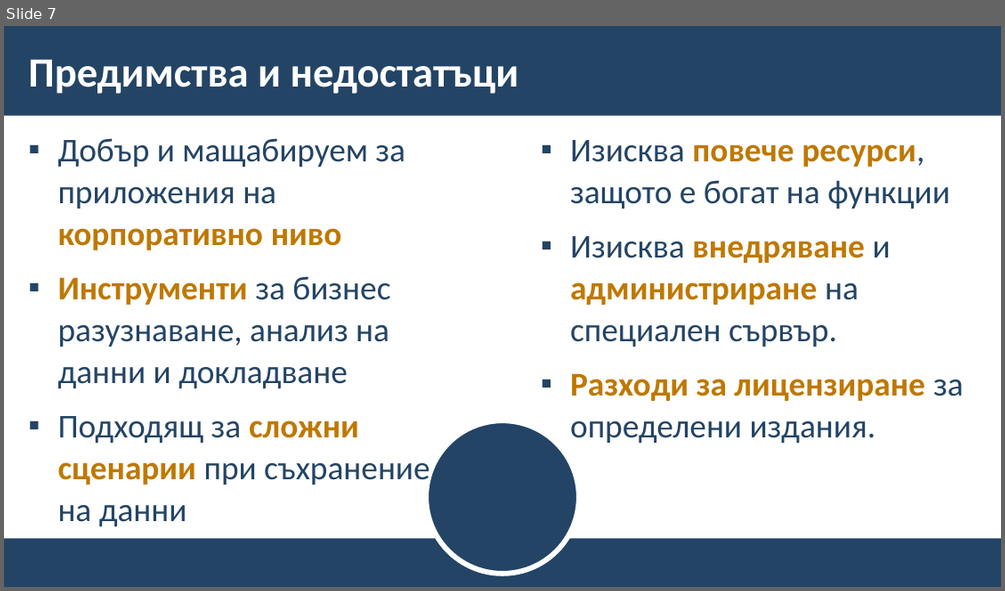
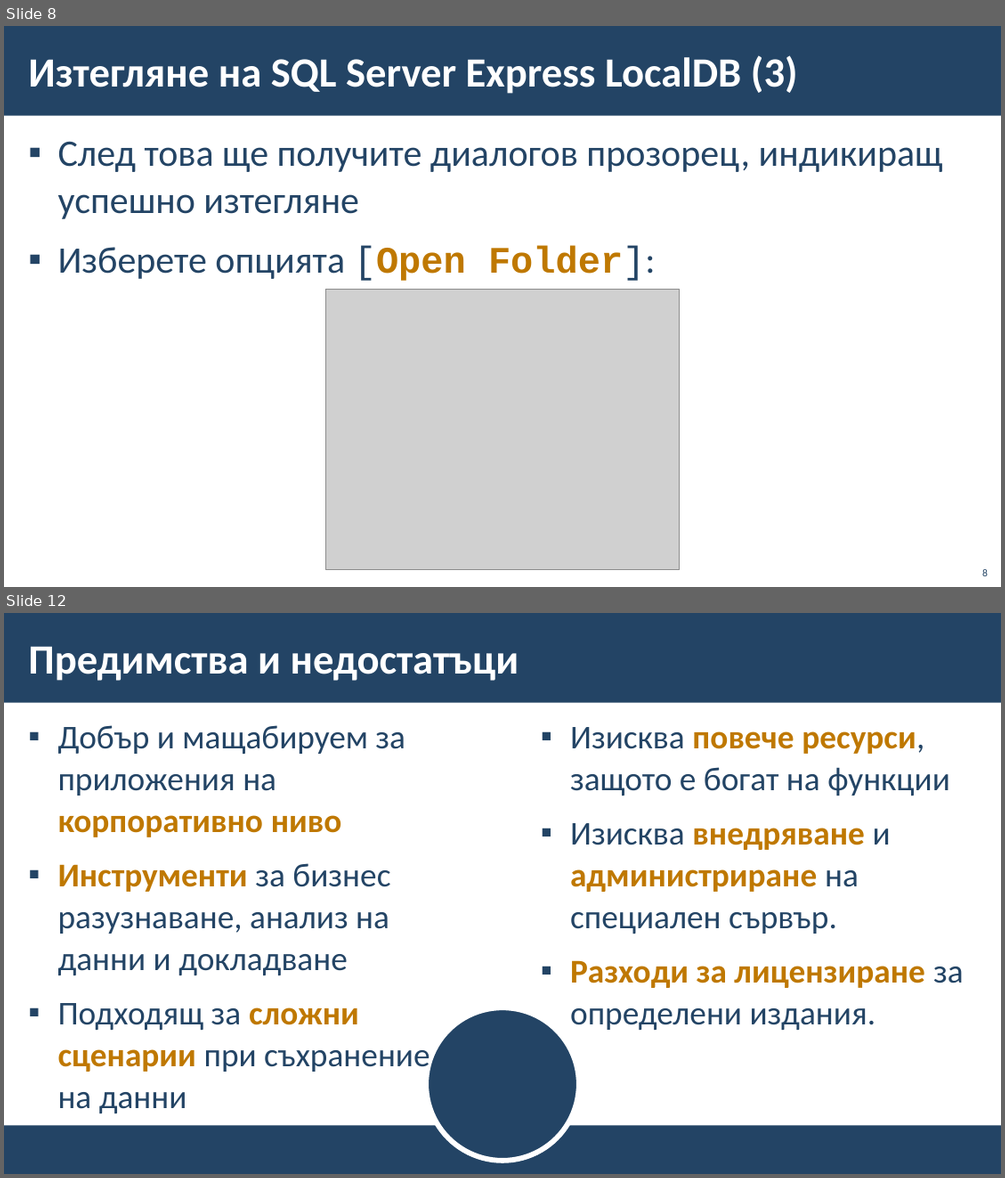
Before and after one commit to BG-IT-Edu/School-Programming, a slide deck: Courses/Software-Sciences/Module-3-Databases-New/03-Intro-to-MS-SQL-Server/03-Intro-to-MS-SQL-Server.pptx. Shown one above the other, each under a label of ours: slide 7 before the commit, slides 8 and 12 after it; the slides between them are not shown. The pictures are 1005x591 and 1005x1178 pixels, drawn with LibreOffice and Linux fonts; fonts in the diff are those of the drawing; grey boxes stand for pictures; background and template pictures are left out. Boxes give left, top, right and bottom in pixels: in the first picture for what was removed or moved away, otherwise in the second. Text is boxed around its words. In the diff, an @@ line names an element or a change of style, - is before the commit and + after.

Commit message:
Adding step-by-step installation of LocalDB

```diff
--- a/Courses/Software-Sciences/Module-3-Databases-New/03-Intro-to-MS-SQL-Server/03-Intro-to-MS-SQL-Server.pptx
+++ b/Courses/Software-Sciences/Module-3-Databases-New/03-Intro-to-MS-SQL-Server/03-Intro-to-MS-SQL-Server.pptx
@@ slide 8 added at [4, 26, 1001, 587], background #FFFFFF; not listed: 1 template element that a slide beside it also shows @@
@@ title added at [28, 55, 798, 94], 40 pt, text #FFFFFF, bold @@
+Изтегляне на SQL Server Express LocalDB (3)
@@ text added at [58, 141, 943, 281], 36 pt, text #234465 @@
+▪ След това ще получите диалогов прозорец, индикиращ успешно изтегляне
+▪ Изберете опцията [Open Folder]:
@@ picture added at [325, 289, 680, 570] @@
@@ page number added at [982, 569, 987, 576], 10 pt, text #234465 @@
+8
@@ what was slide 7 is now slide 12 @@
```
Also in this commit, not shown: 5 other slides added, 1 slide removed.
